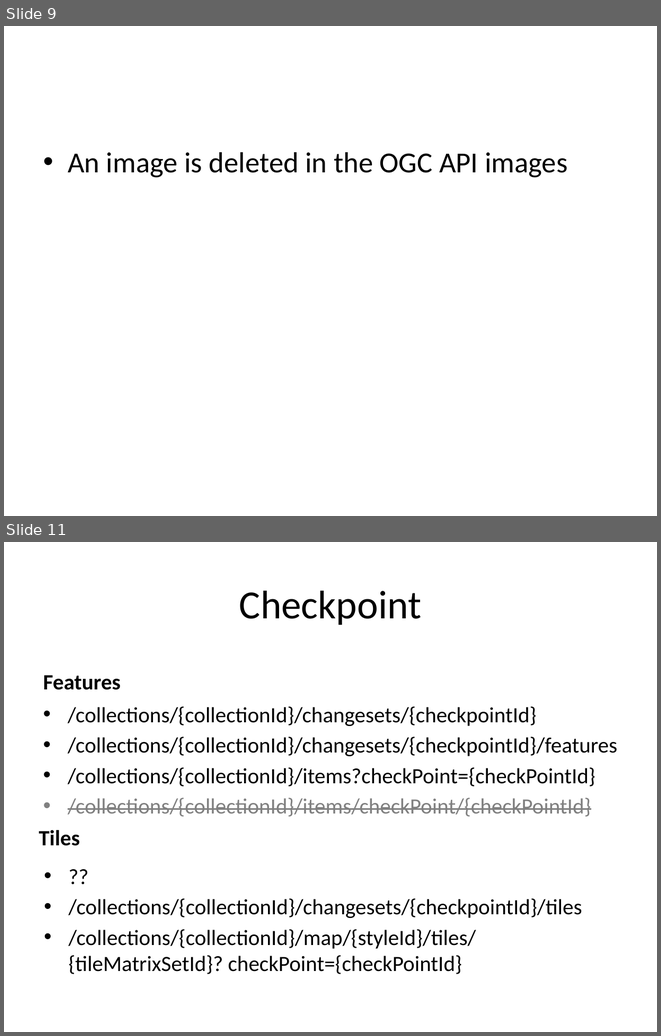
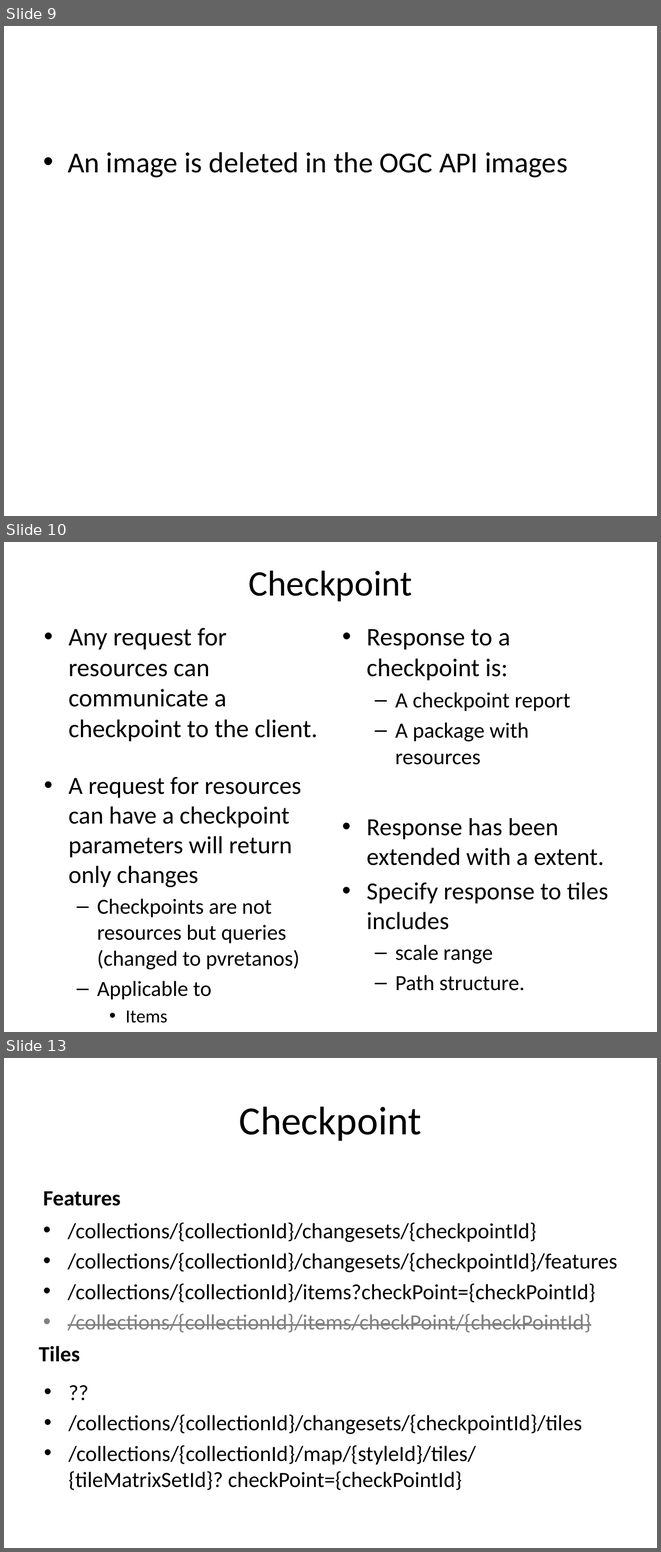
Before and after one commit to opengeospatial/ogcapi-maps, a slide deck: standard/images/diagrams.pptx. Shown one above the other, each under a label of ours: slides 9 and 11 before the commit, slides 9, 10 and 13 after it; the slides between them are not shown. The pictures are 661x1036 and 661x1552 pixels, drawn with LibreOffice and Linux fonts; fonts in the diff are those of the drawing. Boxes give left, top, right and bottom in pixels: in the first picture for what was removed or moved away, otherwise in the second. Text is boxed around its words. In the diff, an @@ line names an element or a change of style, - is before the commit and + after.

```diff
--- a/standard/images/diagrams.pptx
+++ b/standard/images/diagrams.pptx
@@ slide 10 added at box(4, 542, 657, 1032), background #FFFFFF @@
@@ title added at box(248, 571, 412, 601), 39.6 pt, text #000000 @@
+Checkpoint
@@ text added at box(69, 628, 318, 741), 28 pt, text #000000 @@
+• Any request for resources can communicate a checkpoint to the client.
@@ text added at box(367, 629, 570, 765), 24 pt, text #000000 @@
+• Response to a checkpoint is:
+  – A checkpoint report
+  – A package with resources
@@ text added at box(69, 777, 301, 1023), 27.2 pt, text #000000 @@
+• A request for resources can have a checkpoint parameters will return only changes
+  – Checkpoints are not resources but queries (changed to pvretanos)
+  – Applicable to
+    • Items
+    • multitiles
@@ text added at box(367, 818, 608, 990), 27.2 pt, text #000000 @@
+• Response has been extended with a extent.
+• Specify response to tiles includes
+  – scale range
+  – Path structure.
@@ what was slide 11 is now slide 13 @@
```
Also in this commit, not shown: 2 other slides added, 1 slide removed, 31 other files.
